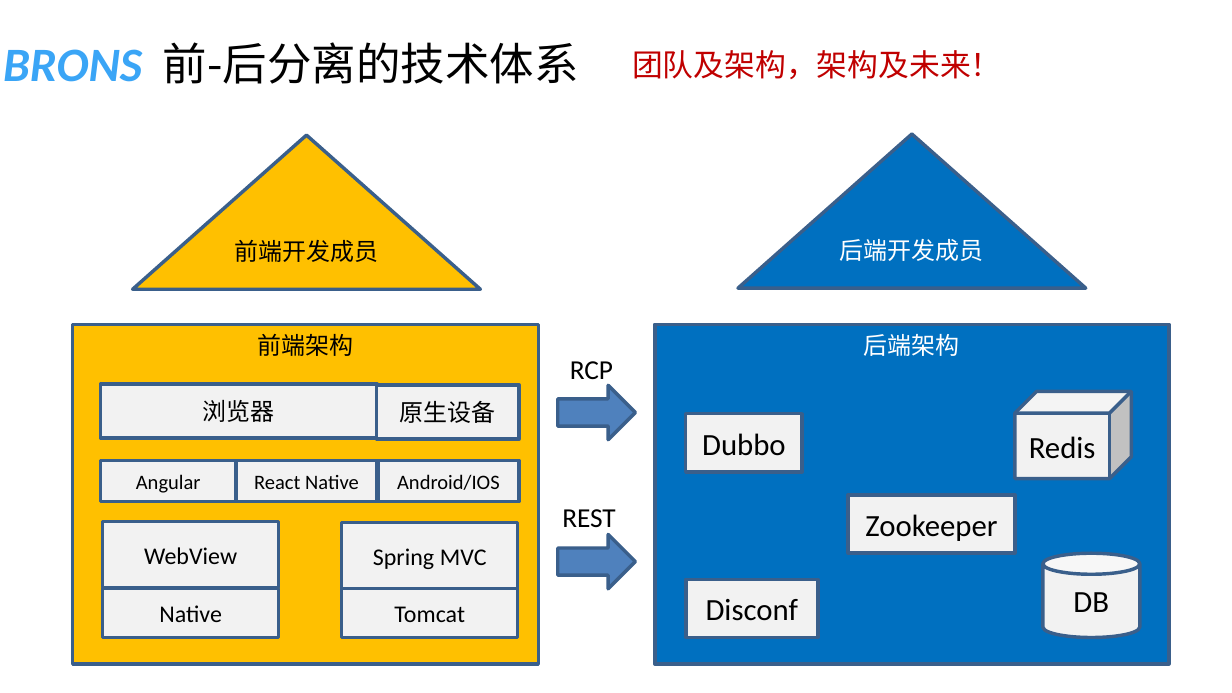
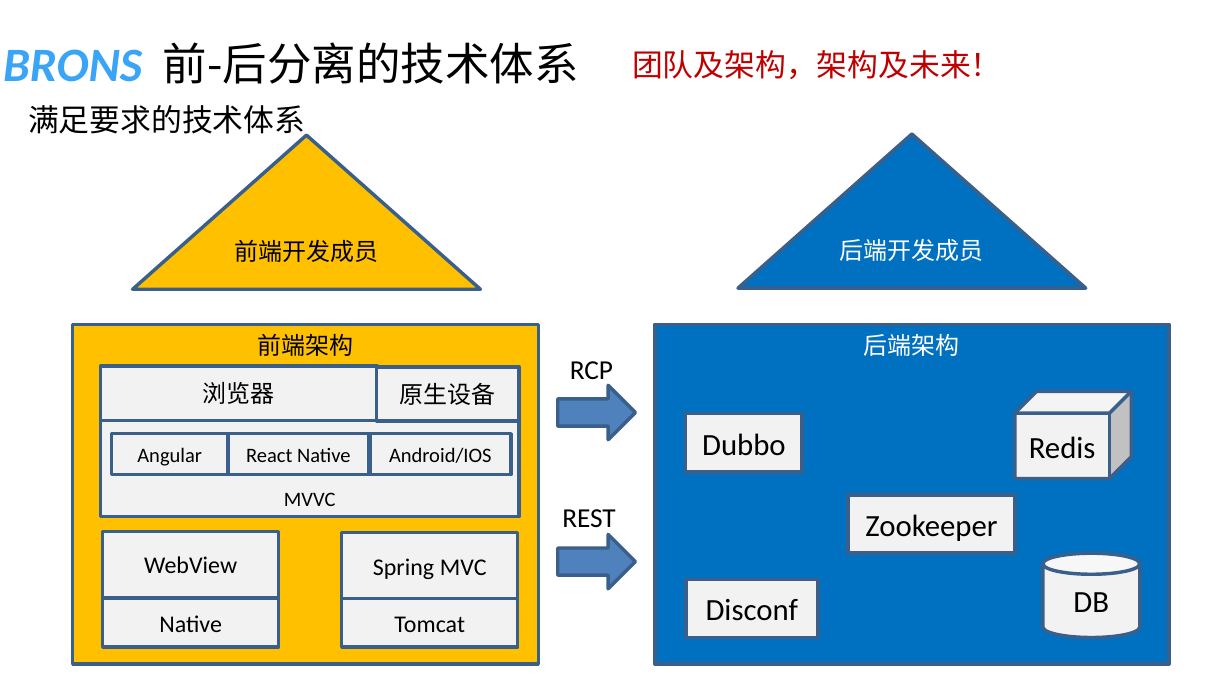
Before and after one commit to shiyunlai/tistools, a slide deck: slide 4 of readme/前后分离开发协作.pptx (slide 1 before the commit). Drawn at 1232x693 pixels with LibreOffice and Linux fonts; fonts in the diff are those of the drawing. Boxes give left, top, right and bottom in pixels: in the first picture for what was removed or moved away, otherwise in the second. Text is boxed around its words. In the diff, an @@ line names an element or a change of style, - is before the commit and + after.

```diff
--- a/readme/前后分离开发协作.pptx
+++ b/readme/前后分离开发协作.pptx
@@ text added at [28,105,305,140], 18 pt, text #000000 @@
+满足要求的技术体系
@@ rectangle "浏览器": place and size @@
-rectangle "浏览器" at [101,384,377,439]
+rectangle "浏览器" at [101,366,377,420]
@@ rectangle "原生设备": place and size @@
-rectangle "原生设备" at [377,384,520,439]
+rectangle "原生设备" at [377,367,520,421]
@@ rectangle added at [101,420,520,516], fill #F2F2F2, outline #3A5F8C 2 pt, 12 pt, text #000000 @@
+MVVC
@@ rectangle "Angular": place and size @@
-rectangle "Angular" at [101,461,237,501]
+rectangle "Angular" at [112,434,229,474]
@@ rectangle "React Native": place and size @@
-rectangle "React Native" at [237,461,377,501]
+rectangle "React Native" at [228,434,368,474]
@@ rectangle "Android/IOS": place and size @@
-rectangle "Android/IOS" at [378,461,519,501]
+rectangle "Android/IOS" at [370,434,510,474]
@@ 4 rectangles: place and size @@
-4 rectangles at [102,521,517,638]
+4 rectangles at [102,531,517,648]
```
Also in this commit, not shown: 2 other slides changed, 2 slides added, 1 other file.
